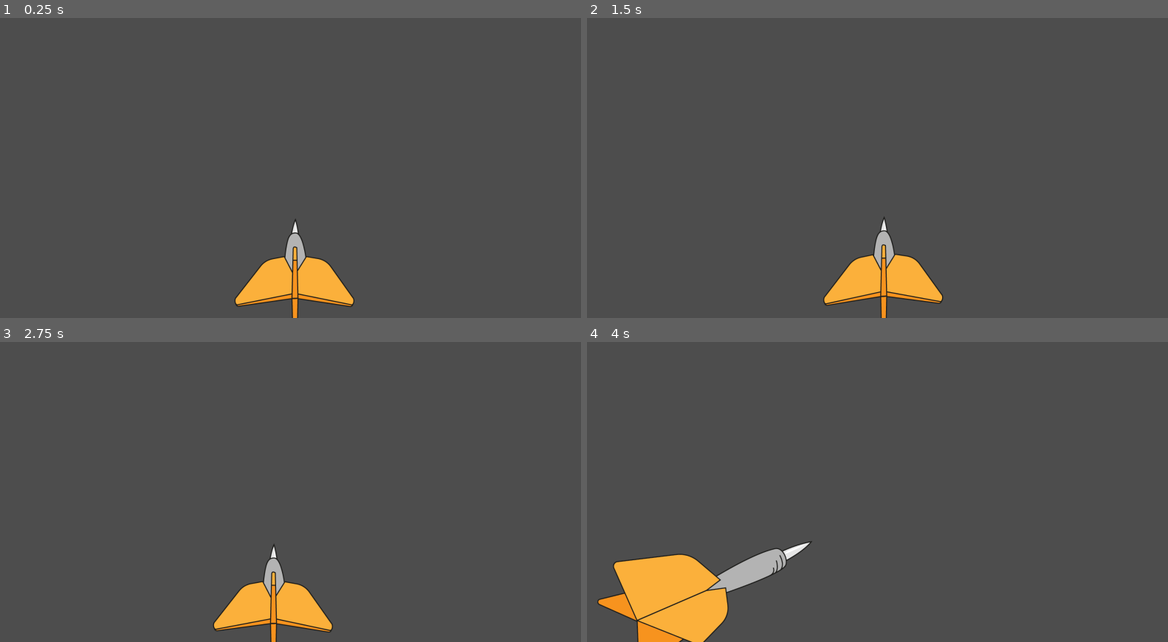
Above: before the commit, frames 1-4 (two rows, left to right).
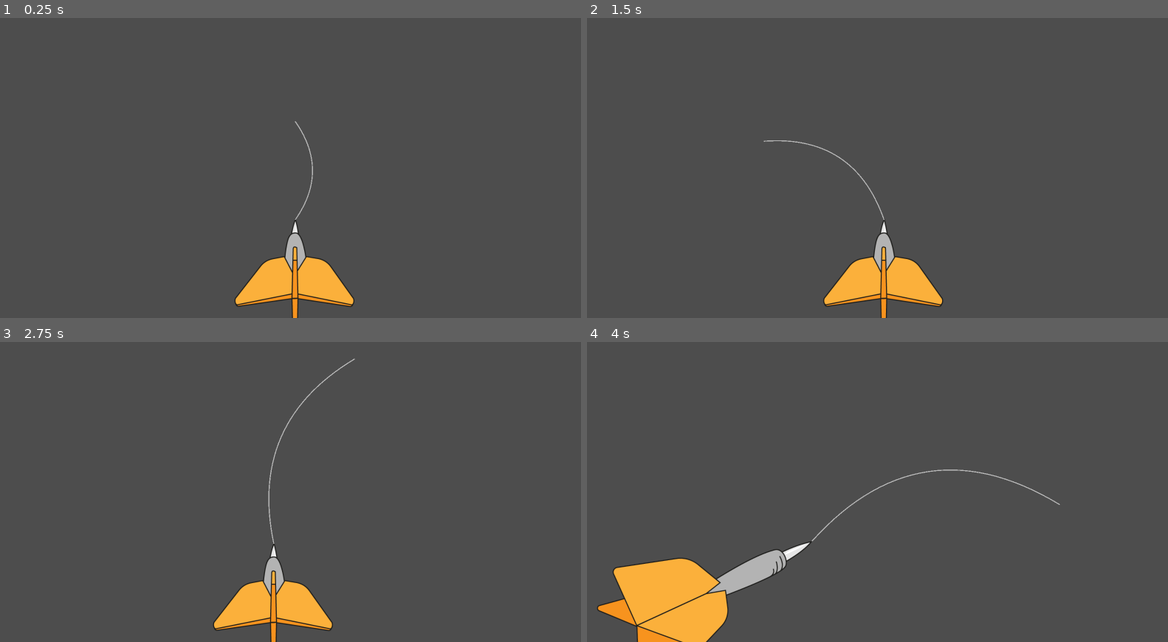
Above: after the commit, the same moments.

Repository: Balatzar/CountryCollector
Game: Godot game, scene res://Scenes/Dart.tscn
Same seed, same stepped clock (60 frames per second), same inputs: the game is played once before the commit and once after it. The project has no main scene, so this scene is started directly.
Inputs (mouse positions are in pixels of both pictures, inside the frame that each line leads up to):
- Up to frame 1 (0.25 s): no input
- Up to frame 2 (1.5 s): tap Enter at 0.5 s; move the mouse to (1011, 102) at 0.52 s; click (1011, 102) at 0.67 s; move the mouse to (761, 141) at 1.27 s; click (761, 141) at 1.42 s
- Up to frame 3 (2.75 s): move the mouse to (354, 360) at 2.02 s; click (354, 360) at 2.17 s
- Up to frame 4 (4 s): move the mouse to (854, 525) at 2.77 s; click (854, 525) at 2.92 s; move the mouse to (1057, 504) at 3.52 s; click (1057, 504) at 3.67 s

The runs differ from the first frame. In frame 1, less than 0.1% of the frame differs, in the area x 50-54%, y 34-68%; in frame 2, 0.9%; in frame 3, 0.7%; in frame 4, 1.7%, in the area x 1-82%, y 42-100%.

Commit message:
let's get some beizer

Diff:
--- a/Scenes/Dart.tscn
+++ b/Scenes/Dart.tscn
@@ -7,11 +7,12 @@
 
 [node name="Dart" type="Node2D"]
 script = ExtResource("1_3y8qm")
-max_skew = 0.05
+max_skew = 0.0
 max_rotation_degrees = 10.0
-perspective_damping = 10.0
+perspective_damping = 0.5
 bottom_offset = 10.0
 damping = 0.05
+min_arch_factor = 0.5
 
 [node name="SpriteLeft" type="Sprite2D" parent="."]
 position = Vector2(-12, -299)
@@ -20,6 +21,8 @@
 centered = false
 offset = Vector2(-645, 0)
 
+[node name="TipAnchor" type="Node2D" parent="SpriteLeft"]
+
 [node name="SpriteRight" type="Sprite2D" parent="."]
 position = Vector2(11, -289)
 rotation = 0.64053583
@@ -27,7 +30,21 @@
 centered = false
 offset = Vector2(-2, 0)
 
+[node name="TipAnchor" type="Node2D" parent="SpriteRight"]
+
 [node name="SpriteCenter" type="Sprite2D" parent="."]
 position = Vector2(-322, -295)
+scale = Vector2(1, 1.2843823)
 texture = ExtResource("4_center")
 centered = false
+
+[node name="TipAnchor" type="Node2D" parent="SpriteCenter"]
+position = Vector2(322, 4.671505)
+
+[node name="TrajectoryLine" type="Line2D" parent="."]
+width = 3.0
+default_color = Color(1, 1, 1, 0.6)
+joint_mode = 2
+begin_cap_mode = 2
+end_cap_mode = 2
+antialiased = true
--- a/Scenes/dart.gd
+++ b/Scenes/dart.gd
@@ -11,11 +11,28 @@
 # Export variables for configuration
 @export var bottom_offset: float = 100.0  ## Distance from bottom of screen
 @export var damping: float = 0.15  ## Smoothing factor (0-1, higher = faster response)
+
+# Trajectory preview configuration
+@export_group("Trajectory Preview")
+@export var trajectory_color: Color = Color(1.0, 1.0, 1.0, 0.6)  ## Color of the trajectory line
+@export var trajectory_width: float = 3.0  ## Width of the trajectory line
+@export var trajectory_resolution: int = 30  ## Number of points in the curve (smoothness)
+@export var min_arch_factor: float = 0.05  ## Arch amount for downward throws (taut)
+@export var max_arch_factor: float = 0.35  ## Arch amount for upward throws (arched)
+# Per-sprite tip offsets in local coordinates relative to each Sprite2D
+@export var tip_offset_left: Vector2 = Vector2(0, -300)
+@export var tip_offset_center: Vector2 = Vector2(0, -300)
+@export var tip_offset_right: Vector2 = Vector2(0, -300)
 
 # Sprite references
 @onready var sprite_left: Sprite2D = $SpriteLeft
 @onready var sprite_center: Sprite2D = $SpriteCenter
 @onready var sprite_right: Sprite2D = $SpriteRight
+@onready var trajectory_line: Line2D = $TrajectoryLine
+# Optional anchors (will be null if not present)
+@onready var tip_anchor_left: Node2D = get_node_or_null("SpriteLeft/TipAnchor")
+@onready var tip_anchor_center: Node2D = get_node_or_null("SpriteCenter/TipAnchor")
+@onready var tip_anchor_right: Node2D = get_node_or_null("SpriteRight/TipAnchor")
 
 # Target and current positions
 var target_x: float = 0.0
@@ -39,6 +56,9 @@
 	set_meta("cur_skew", 0.0)
 	set_meta("cur_rot", 0.0)
 
+	# Configure trajectory line
+	trajectory_line.default_color = trajectory_color
+	trajectory_line.width = trajectory_width
 
 	# Start with right sprite visible
 	_update_sprite_visibility()
@@ -95,6 +115,9 @@
 	# Update which sprite is visible based on screen position
 	_update_sprite_visibility()
 
+	# Update trajectory preview
+	_update_trajectory(mouse_pos)
+
 func _update_sprite_visibility() -> void:
 	# Three horizontal zones: left, center, right
 	var viewport_size = get_viewport_rect().size
@@ -109,4 +132,88 @@
 	sprite_right.visible = x >= right_bound
 
 
+func _get_dart_tip_position() -> Vector2:
+	## Returns the global position of the dart tip based on which sprite is visible
+	if sprite_left.visible:
+		if tip_anchor_left:
+			return tip_anchor_left.global_position
+		return sprite_left.to_global(tip_offset_left)
+	elif sprite_center.visible:
+		if tip_anchor_center:
+			return tip_anchor_center.global_position
+		return sprite_center.to_global(tip_offset_center)
+	else:
+		if tip_anchor_right:
+			return tip_anchor_right.global_position
+		return sprite_right.to_global(tip_offset_right)
+
+
+func _generate_bezier_curve(start: Vector2, end: Vector2, resolution: int) -> PackedVector2Array:
+	## Generates a quadratic Bézier curve from start to end with dynamic control point
+	## The control point is calculated based on the vertical direction to create
+	## taut curves for downward throws and arched curves for upward throws
+
+	var points: PackedVector2Array = PackedVector2Array()
+
+	# Calculate direction and distance
+	var direction: Vector2 = (end - start).normalized()
+	var distance: float = start.distance_to(end)
+
+	# Vertical factor: positive when aiming upward, negative when aiming downward
+	# In Godot, negative Y is up, so we negate direction.y
+	var vertical_factor: float = -direction.y
+
+	# Map vertical factor to arch amount
+	# Upward throws (vertical_factor > 0) get more arch
+	# Downward throws (vertical_factor < 0) get less arch (taut)
+	var normalized_factor: float = clamp(vertical_factor, -1.0, 1.0)
+	var arch_amount: float = lerp(min_arch_factor, max_arch_factor, (normalized_factor + 1.0) / 2.0)
+
+	# Calculate control point: ahead along the shot, offset upward by a normal
+	var midpoint: Vector2 = start.lerp(end, 0.5)
+	var normal: Vector2 = Vector2(-direction.y, direction.x)  # 90deg CCW
+	# Ensure the normal points upward on screen (negative Y). Flip if not.
+	if normal.y > 0.0:
+		normal = -normal
+	var control_point: Vector2 = midpoint + normal * distance * arch_amount
+
+	# Generate curve points using quadratic Bézier formula
+	# B(t) = (1-t)²P₀ + 2(1-t)tP₁ + t²P₂
+	for i in range(resolution + 1):
+		var t: float = float(i) / float(resolution)
+		var one_minus_t: float = 1.0 - t
+
+		var point: Vector2 = (
+			one_minus_t * one_minus_t * start +
+			2.0 * one_minus_t * t * control_point +
+			t * t * end
+		)
+
+		points.append(point)
+
+	return points
+
+
+func _update_trajectory(mouse_pos: Vector2) -> void:
+	## Updates the trajectory line to show the path from dart tip to mouse cursor
+
+	# Get dart tip position in global coordinates
+	var dart_tip: Vector2 = _get_dart_tip_position()
+
+	# Generate Bézier curve points
+	var curve_points: PackedVector2Array = _generate_bezier_curve(
+		dart_tip,
+		mouse_pos,
+		trajectory_resolution
+	)
+
+	# Convert global points to local coordinates for Line2D
+	var local_points: PackedVector2Array = PackedVector2Array()
+	for point in curve_points:
+		local_points.append(point - position)
+
+	# Update the Line2D
+	trajectory_line.points = local_points
+
+
 # [augment] EOF marker
